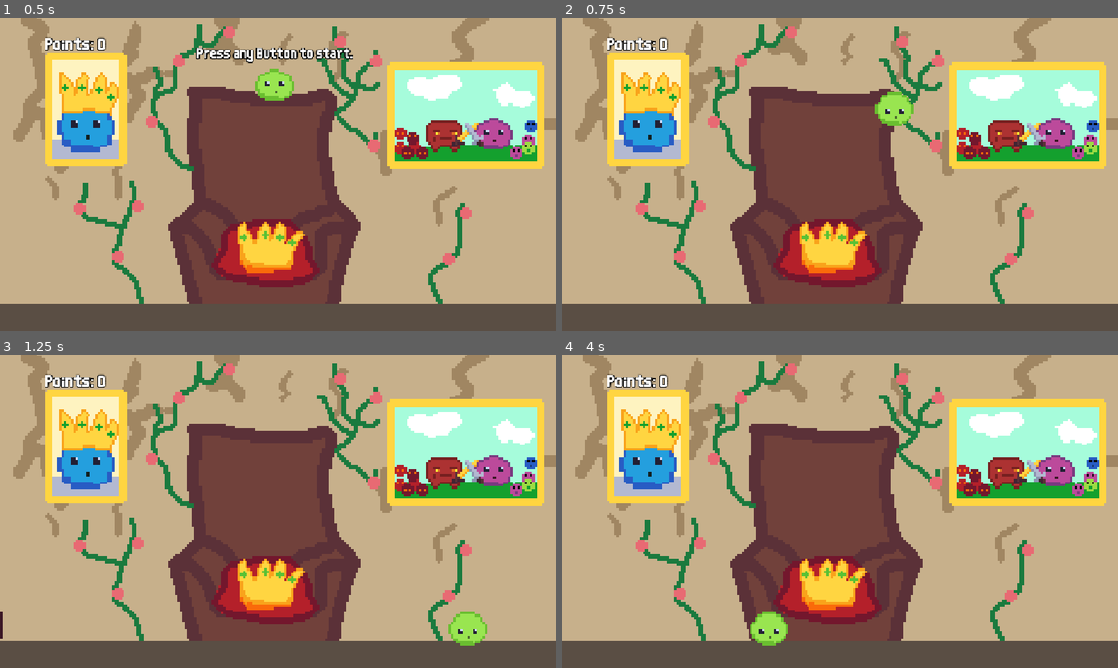
Above: before the commit, frames 1-4 (two rows, left to right).
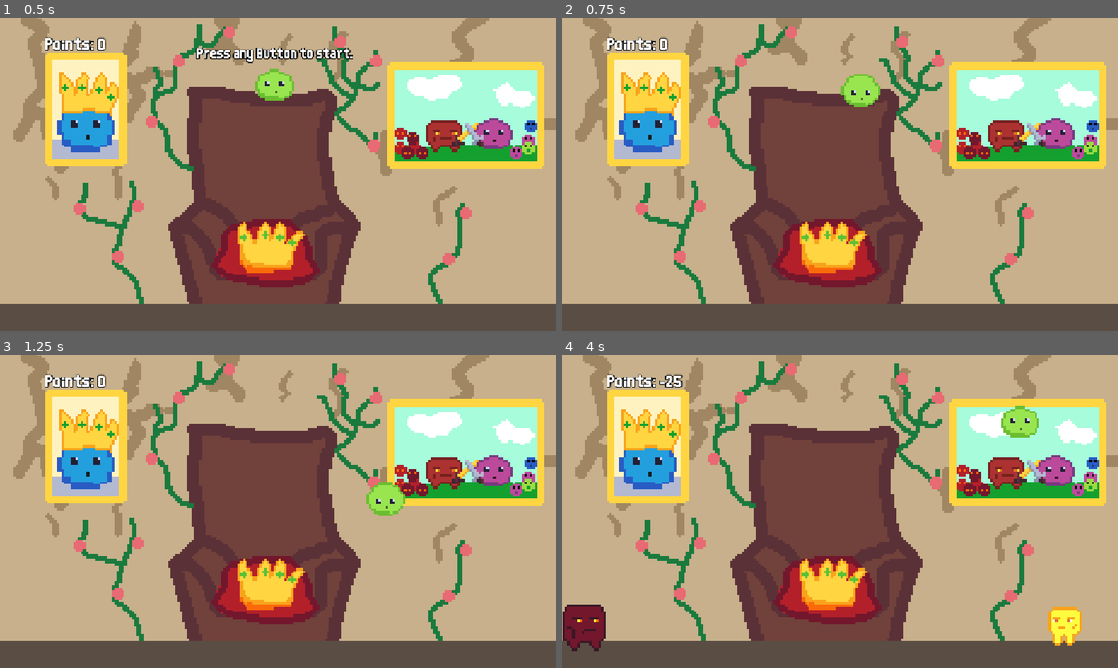
Above: after the commit, the same moments.

Repository: gnampfkuchen-oss/King-of-Blob
Game: Godot game, scene res://Scenes/main.tscn
Two runs of this game, one before a commit and one after it. Both use one fixed random seed, a clock stepped at 60 frames per second and the inputs below. Sound files missing from this copy of the repository are replaced by a short silence.
Inputs:
- Up to frame 1 (0.5 s): no input
- Up to frame 2 (0.75 s): tap Enter at 0.5 s; hold Right (right) from 0.53 s (still down); tap Tab (upgrades) at 0.6 s
- Up to frame 3 (1.25 s): keep holding Right (right); tap Tab (upgrades) at 0.77, 1.07 s
- Up to frame 4 (4 s): tap Tab (upgrades) at 1.35, 1.52, 1.82, 2.1, 2.85, 3.02, 3.32, 3.6, 3.77 s; release Right (right) at 2.03 s; hold Left (left) 2.03-2.78 s; hold Right (right) from 2.78 s (still down)

Frame 1 is identical in both runs. In frame 2, 1.2% of the frame differs, in the area x 50-64%, y 18-35%; in frame 3, 1.2%; in frame 4, 2.9%, in the area x 0-94%, y 6-95%.

Commit message:
Added

Diff:
--- a/new-game-project/Scenes/main.tscn
+++ b/new-game-project/Scenes/main.tscn
@@ -54,4 +54,3 @@
 [connection signal="timeout" from="Spawner L/Timer" to="Spawner L" method="_on_timer_timeout"]
 [connection signal="point" from="Player" to="." method="_on_player_point"]
 [connection signal="timeout" from="Spawner R/Timer" to="Spawner R" method="_on_timer_timeout"]
-[connection signal="restart" from="UI" to="." method="_on_ui_restart"]
--- a/new-game-project/Scenes/player.tscn
+++ b/new-game-project/Scenes/player.tscn
@@ -7,6 +7,7 @@
 [ext_resource type="AudioStream" uid="uid://beecanm6he4i7" path="res://Assets/Sounds/smash.mp3" id="5_fkybt"]
 [ext_resource type="AudioStream" uid="uid://dlk2uh0q8i5q" path="res://Assets/Sounds/lose.mp3" id="6_x3wgy"]
 [ext_resource type="FontFile" uid="uid://b65vgsjbe3pqt" path="res://Assets/Thin Sans.ttf" id="7_3smsa"]
+[ext_resource type="AudioStream" uid="uid://dhkfifwa5yrsa" path="res://Assets/Sounds/countdown.mp3" id="7_8erm5"]
 
 [sub_resource type="CapsuleShape2D" id="CapsuleShape2D_ejmsa"]
 radius = 36.0
@@ -71,6 +72,9 @@
 stream = ExtResource("6_x3wgy")
 volume_db = 7.298
 
+[node name="Countdown" type="AudioStreamPlayer" parent="." unique_id=84333947]
+stream = ExtResource("7_8erm5")
+
 [node name="hint" type="Label" parent="." unique_id=137128056]
 offset_left = -161.0
 offset_top = -89.0
@@ -83,3 +87,4 @@
 [connection signal="area_entered" from="Area2D" to="." method="_on_area_2d_area_entered"]
 [connection signal="body_entered" from="Area2D" to="." method="_on_area_2d_body_entered"]
 [connection signal="finished" from="lose" to="." method="_on_lose_finished"]
+[connection signal="finished" from="Countdown" to="." method="_on_countdown_finished"]
--- a/new-game-project/Scripts/main.gd
+++ b/new-game-project/Scripts/main.gd
@@ -13,14 +13,12 @@
 # Called every frame. 'delta' is the elapsed time since the previous frame.
 func _process(_delta: float) -> void:
 	$UI/Points/Points.text = str(points)
-	if (points >= 20) and (not spawned):
+	if (points >= 1000) and (not spawned):
 		var enemy_instance = BOSS_SCENE.instantiate()
 		enemy_instance.position = Vector2(1000, 600 - 20)
 		add_child(enemy_instance)
 		spawned = true
 
 
-
-
-func _on_player_point() -> void:
-	points += 1
+func _on_player_point(pointss) -> void:
+	points += pointss
--- a/new-game-project/Scripts/player.gd
+++ b/new-game-project/Scripts/player.gd
@@ -2,8 +2,9 @@
 
 var gravity = 0
 var speed = 10
+var damage = 5
 
-signal point
+signal point(pointss: int)
 
 # Called when the node enters the scene tree for the first time.
 func _ready() -> void:
@@ -37,23 +38,26 @@
 
 func _on_area_2d_body_entered(body: Node2D) -> void:
 	if body.name == "Arena":
-		get_tree().paused = true
 		$lose.play()
+		position = Vector2(550, 159.055)
+		velocity.y = 0
+		point.emit(-5 * damage)
+		gravity = 0
 
 
 func _on_area_2d_area_entered(area: Area2D) -> void:
 	$smash.play()
 	if area.is_in_group("enemy1"):
 		bouncefunc(600)
-		point.emit()
+		point.emit(1 * damage)
 	elif area.is_in_group("enemy2"):
 		bouncefunc(650)
-		point.emit()
+		point.emit(1 * damage)
 	elif area.is_in_group("enemy3"):
 		bouncefunc(300)
-		point.emit()
+		point.emit(1 * damage)
 	elif area.is_in_group("boss"):
-		point.emit()
+		point.emit(5 * damage)
 		bouncefunc(600)
 
 
@@ -63,5 +67,9 @@
 
 
 func _on_lose_finished() -> void:
-	get_tree().paused = false
-	get_tree().call_deferred("reload_current_scene")
+	$Countdown.play()
+
+
+
+func _on_countdown_finished() -> void:
+	gravity = 15
--- a/new-game-project/Scripts/ui.gd
+++ b/new-game-project/Scripts/ui.gd
@@ -1,6 +1,5 @@
 extends CanvasLayer
 
-signal restart
 
 # Called when the node enters the scene tree for the first time.
 func _ready() -> void:
@@ -9,15 +8,10 @@
 
 # Called every frame. 'delta' is the elapsed time since the previous frame.
 func _process(_delta: float) -> void:
-	pass
-	#if Input.is_action_just_pressed("upgrades"):
-	#	if visible:
-	#		hide()
-	#		get_tree().paused = false
-	#	else:
-	#		show()
-	#		get_tree().paused = true
-
-
-func _on_restart_pressed() -> void:
-	restart.emit()
+	if Input.is_action_just_pressed("upgrades"):
+		if visible:
+			hide()
+			get_tree().paused = false
+		else:
+			show()
+			get_tree().paused = true
Not shown, added: new-game-project/Assets/Sounds/countdown.mp3.import
Not shown, added: new-game-project/Assets/Sounds/countdown.mp3
